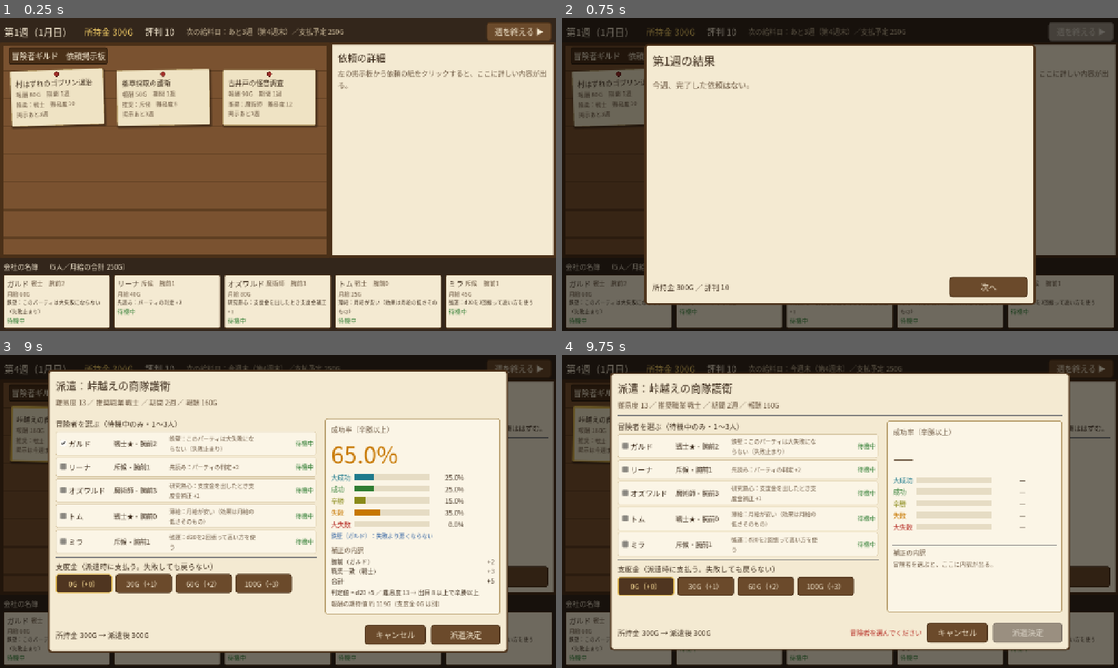
Above: before the commit, frames 1-4 (two rows, left to right).
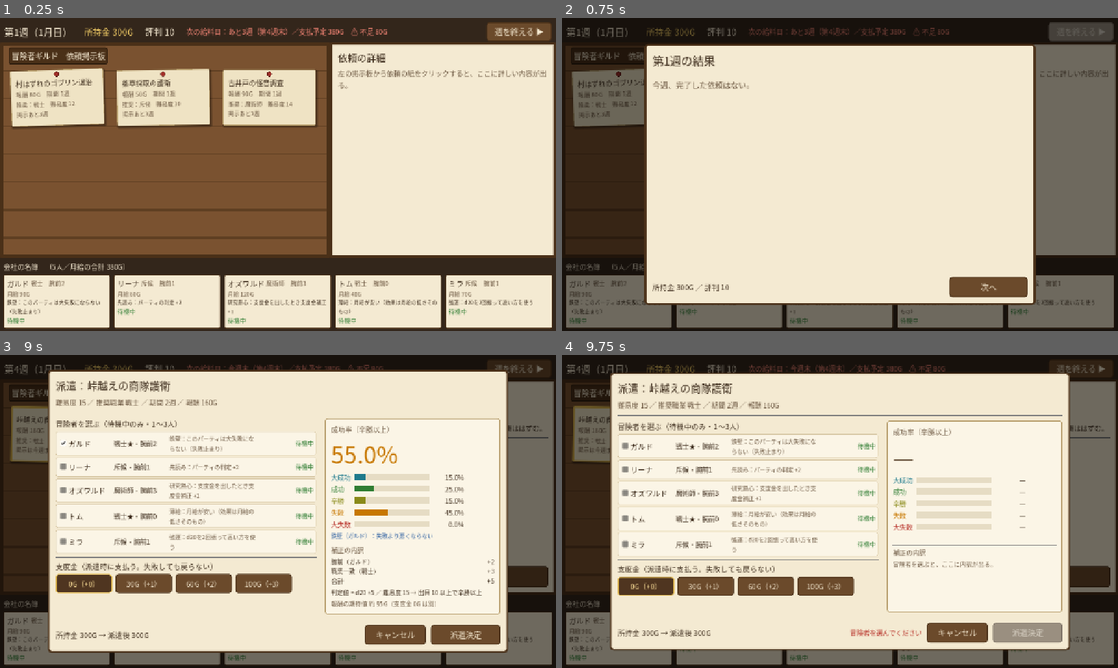
Above: after the commit, the same moments.

Repository: syamisenn99-lab/Game
Game: Godot game, scene res://scenes/main.tscn
Two runs of this game, one before a commit and one after it. Both use one fixed random seed, a clock stepped at 60 frames per second and the inputs below.
Inputs (mouse positions are in pixels of both pictures, inside the frame that each line leads up to):
- Up to frame 1 (0.25 s): no input
- Up to frame 2 (0.75 s): click "週を終える ▶" at 0.5 s
- Up to frame 3 (9 s): click "次へ" at 1.25 s; click "OK" at 2 s; click "週を終える ▶" at 2.75 s; click "次へ" at 3.5 s; click "OK" at 4.25 s; click "週を終える ▶" at 5 s; click "次へ" at 5.75 s; click "OK" at 6.5 s; tap Enter at 7.25 s; move the mouse to (55, 433) at 7.27 s; click (55, 433) at 7.42 s; click "冒険者を派遣する" at 8 s; click "ガルド" at 8.75 s
- Up to frame 4 (9.75 s): click "ガルド" at 9.5 s

The runs differ from the first frame. In frame 1, 0.3% of the frame differs, in the area x 3-85%, y 3-90%; in frame 2, less than 0.1%; in frame 3, 0.4%, in the area x 14-87%, y 3-81%; in frame 4, less than 0.1%.

Commit message:
冒険者会社: 難易度を+2、月給を1.5倍にしてバランスを調整
調整前は貪欲AIのクリア率が100%だった。調整後は1000回でクリア率74.9%。
テストの期待値は data から読むようにして、数値を調整しても壊れないようにした。

Co-Authored-By: Claude Opus 5.5 <noreply@anthropic.com>
Claude-Session: https://claude.ai/code/session_015gyMhzKsqmrqZoKM8BQaZ4

Diff:
--- a/adventurer_company/data/adventurers.json
+++ b/adventurer_company/data/adventurers.json
@@ -4,7 +4,7 @@
 		"name": "ガルド",
 		"job": "warrior",
 		"ability": 2,
-		"salary": 60,
+		"salary": 90,
 		"employment_type": "regular",
 		"skill": { "name": "鉄壁", "description": "このパーティは大失敗にならない（失敗止まり）", "type": "outcome_floor", "value": "failure" }
 	},
@@ -13,7 +13,7 @@
 		"name": "リーナ",
 		"job": "scout",
 		"ability": 1,
-		"salary": 40,
+		"salary": 60,
 		"employment_type": "regular",
 		"skill": { "name": "先読み", "description": "パーティの判定 +2", "type": "party_bonus", "value": 2 }
 	},
@@ -22,7 +22,7 @@
 		"name": "オズワルド",
 		"job": "mage",
 		"ability": 3,
-		"salary": 80,
+		"salary": 120,
 		"employment_type": "regular",
 		"skill": { "name": "研究熱心", "description": "支度金を出したとき支度金補正 +1", "type": "supply_bonus", "value": 1 }
 	},
@@ -31,7 +31,7 @@
 		"name": "トム",
 		"job": "warrior",
 		"ability": 0,
-		"salary": 25,
+		"salary": 40,
 		"employment_type": "regular",
 		"skill": { "name": "薄給", "description": "月給が安い（効果は月給の低さそのもの）", "type": "none", "value": 0 }
 	},
@@ -40,7 +40,7 @@
 		"name": "ミラ",
 		"job": "scout",
 		"ability": 1,
-		"salary": 45,
+		"salary": 70,
 		"employment_type": "regular",
 		"skill": { "name": "強運", "description": "d20を2回振って高い方を使う", "type": "advantage", "value": 2 }
 	}
--- a/adventurer_company/data/quests.json
+++ b/adventurer_company/data/quests.json
@@ -1,51 +1,51 @@
 [
 	{
-		"id": "q01", "name": "村はずれのゴブリン退治", "difficulty": 10, "weeks": 1, "reward": 80,
+		"id": "q01", "name": "村はずれのゴブリン退治", "difficulty": 12, "weeks": 1, "reward": 80,
 		"job": "warrior", "required_reputation": 0, "appear_week": 1,
 		"description": "村はずれの麦畑に、夜な夜なゴブリンが出て作物を荒らしていく。\n数は五、六匹ほど。村の若い衆では手に負えないので、追い払ってほしい。"
 	},
 	{
-		"id": "q02", "name": "薬草採取の護衛", "difficulty": 8, "weeks": 1, "reward": 50,
+		"id": "q02", "name": "薬草採取の護衛", "difficulty": 10, "weeks": 1, "reward": 50,
 		"job": "scout", "required_reputation": 0, "appear_week": 1,
 		"description": "薬師の見習いが、東の丘へ月光草を摘みに行く。\n危険は少ないが、道に迷いやすい土地なので、道案内のできる者を頼みたい。"
 	},
 	{
-		"id": "q03", "name": "古井戸の怪音調査", "difficulty": 12, "weeks": 1, "reward": 90,
+		"id": "q03", "name": "古井戸の怪音調査", "difficulty": 14, "weeks": 1, "reward": 90,
 		"job": "mage", "required_reputation": 0, "appear_week": 1,
 		"description": "使われなくなった古井戸の底から、毎晩うめき声のような音がする。\n住人は呪いを恐れて近づかない。正体を突きとめ、必要なら鎮めてほしい。"
 	},
 	{
-		"id": "q04", "name": "峠越えの商隊護衛", "difficulty": 13, "weeks": 2, "reward": 160,
+		"id": "q04", "name": "峠越えの商隊護衛", "difficulty": 15, "weeks": 2, "reward": 160,
 		"job": "warrior", "required_reputation": 0, "appear_week": 2,
 		"description": "塩と布を積んだ商隊が、山賊の出る峠を越える。\n往復で二週間。荷を一つも失わずに届けられれば、報酬ははずむ。"
 	},
 	{
-		"id": "q05", "name": "盗賊団のアジト偵察", "difficulty": 14, "weeks": 2, "reward": 180,
+		"id": "q05", "name": "盗賊団のアジト偵察", "difficulty": 16, "weeks": 2, "reward": 180,
 		"job": "scout", "required_reputation": 15, "appear_week": 3,
 		"description": "街道を荒らす「赤狐団」の隠れ家が、北の森のどこかにあるらしい。\n討伐隊を出す前に、場所と人数を調べてきてほしい。見つからないことが肝心だ。"
 	},
 	{
-		"id": "q06", "name": "呪われた指輪の解呪", "difficulty": 14, "weeks": 1, "reward": 150,
+		"id": "q06", "name": "呪われた指輪の解呪", "difficulty": 16, "weeks": 1, "reward": 150,
 		"job": "mage", "required_reputation": 15, "appear_week": 4,
 		"description": "亡き祖母の形見の指輪をはめてから、娘が毎晩うなされている。\n外そうとしても指から抜けない。どうか呪いを解いてやってほしい。"
 	},
 	{
-		"id": "q07", "name": "森の大狼討伐", "difficulty": 15, "weeks": 2, "reward": 220,
+		"id": "q07", "name": "森の大狼討伐", "difficulty": 17, "weeks": 2, "reward": 220,
 		"job": "warrior", "required_reputation": 20, "appear_week": 5,
 		"description": "牛ほどもある灰色の大狼が、森の奥から家畜を襲いにくる。\n猟師が二人やられた。腕の確かな者に、群れの頭を仕留めてほしい。"
 	},
 	{
-		"id": "q08", "name": "廃坑の地図作成", "difficulty": 13, "weeks": 3, "reward": 240,
+		"id": "q08", "name": "廃坑の地図作成", "difficulty": 15, "weeks": 3, "reward": 240,
 		"job": "scout", "required_reputation": 20, "appear_week": 6,
 		"description": "五十年前に閉じた銀の廃坑を、鉱山組合が再開したがっている。\n崩れた坑道を避けて、使える道を記した地図を作ってほしい。長丁場になる。"
 	},
 	{
-		"id": "q09", "name": "遺跡の封印修復", "difficulty": 17, "weeks": 2, "reward": 300,
+		"id": "q09", "name": "遺跡の封印修復", "difficulty": 19, "weeks": 2, "reward": 300,
 		"job": "mage", "required_reputation": 25, "appear_week": 7,
 		"description": "丘の上の古代遺跡で、封印の石碑にひびが入った。\n中に何が眠っているのか、誰も知らない。目を覚ます前に、封印を結び直してほしい。"
 	},
 	{
-		"id": "q10", "name": "ワイバーンの巣の排除", "difficulty": 19, "weeks": 3, "reward": 450,
+		"id": "q10", "name": "ワイバーンの巣の排除", "difficulty": 21, "weeks": 3, "reward": 450,
 		"job": "warrior", "required_reputation": 30, "appear_week": 8,
 		"description": "岩山にワイバーンがつがいで巣をかけ、街道の上を飛び回っている。\n卵がかえる前に巣を落とせ。領主からの正式な依頼で、報酬は破格だ。"
 	}
--- a/adventurer_company/tests/run_tests.gd
+++ b/adventurer_company/tests/run_tests.gd
@@ -121,7 +121,10 @@
 	var c := GameController.new(data, 1)
 	_eq(c.gold, 300, "初期所持金")
 	_eq(c.reputation, 10, "初期評判")
-	_eq(c.payroll(), 250, "月給の合計")
+	var salary_total := 0
+	for a: AdventurerDef in data.adventurers:
+		salary_total += a.salary
+	_eq(c.payroll(), salary_total, "月給の合計")
 
 
 func _test_probability_sums() -> void:
@@ -276,7 +279,7 @@
 func _test_research() -> void:
 	var data := _data()
 	var config := data.config
-	var q03 := _quest_def(data, "q03")  # 魔術師・難易度12
+	var q03 := _quest_def(data, "q03")  # 魔術師
 	var tier0 := CheckRules.build_modifiers(_defs(data, ["oswald"]), q03, 0, config)
 	var tier1 := CheckRules.build_modifiers(_defs(data, ["oswald"]), q03, 1, config)
 	var tier3 := CheckRules.build_modifiers(_defs(data, ["oswald"]), q03, 3, config)
@@ -287,9 +290,9 @@
 	_eq(tom1.total_bonus(), 0 + 1, "研究熱心なしなら支度金の分だけ")
 	var p0 := CheckRules.probabilities(tier0, config)
 	var p1 := CheckRules.probabilities(tier1, config)
-	# 差 ≥ 0 ⇔ 出目 ≥ 12 − 補正
-	_eq(p0.success_count(), 20 - (12 - 6) + 1, "研究熱心なしの成功の件数")
-	_eq(p1.success_count(), 20 - (12 - 8) + 1, "研究熱心ありの成功の件数")
+	# 差 ≥ 0 ⇔ 出目 ≥ 難易度 − 補正
+	_eq(p0.success_count(), 20 - (q03.difficulty - 6) + 1, "研究熱心なしの成功の件数")
+	_eq(p1.success_count(), 20 - (q03.difficulty - 8) + 1, "研究熱心ありの成功の件数")
 
 	# 実判定の補正にも入る
 	var c := GameController.new(_data(), 3)
@@ -365,12 +368,12 @@
 	_eq(c.week, 4, "第4週")
 	_eq(c.weeks_until_payday(), 0, "第4週は今週末が給料日")
 	_eq(c.month(), 1, "第4週は1月目")
-	c.gold = 250
+	c.gold = c.payroll()
 	c.end_week()
 	var report := c.finish_week()
 	_check(report.payday, "給料日")
 	_check(report.paid, "払えた")
-	_eq(report.payroll, 250, "支払額")
+	_eq(report.payroll, c.payroll(), "支払額")
 	_eq(c.gold, 0, "ちょうど払い切って0G")
 	_eq(c.phase, GameController.Phase.PLANNING, "続行")
 	_eq(c.week, 5, "第5週へ")
@@ -380,13 +383,13 @@
 func _test_payday_bankrupt() -> void:
 	var c := GameController.new(_data(), 1)
 	_advance_weeks(c, 3)
-	c.gold = 249
+	c.gold = c.payroll() - 1
 	c.end_week()
 	var report := c.finish_week()
 	_check(report.payday and not report.paid, "払えない")
 	_eq(c.phase, GameController.Phase.GAME_OVER, "倒産")
 	_eq(c.bankrupt_week, 4, "倒産した週")
-	_eq(c.gold, 249, "払えないときは引かない")
+	_eq(c.gold, c.payroll() - 1, "払えないときは引かない")
 	_check(c.is_over(), "ゲーム終了")
 
 	# 給料日でない週は所持金が少なくても倒産しない
@@ -414,7 +417,7 @@
 	_eq(c.phase, GameController.Phase.CLEARED, "12週目の給料日を払えばクリア")
 	_eq(report.unfinished_quests, ["ワイバーンの巣の排除"] as Array[String], "未完了のクエスト")
 	_eq(q.status, QuestState.Status.UNFINISHED, "未完了扱い")
-	_eq(c.gold, gold_before - 250, "未完了は報酬なし（給料だけ引かれる）")
+	_eq(c.gold, gold_before - c.payroll(), "未完了は報酬なし（給料だけ引かれる）")
 	_eq(c.adventurer("gald").status(), AdventurerState.Status.IDLE, "未完了でも冒険者は戻る")
 
 
Not shown, changed: adventurer_company/README.md
